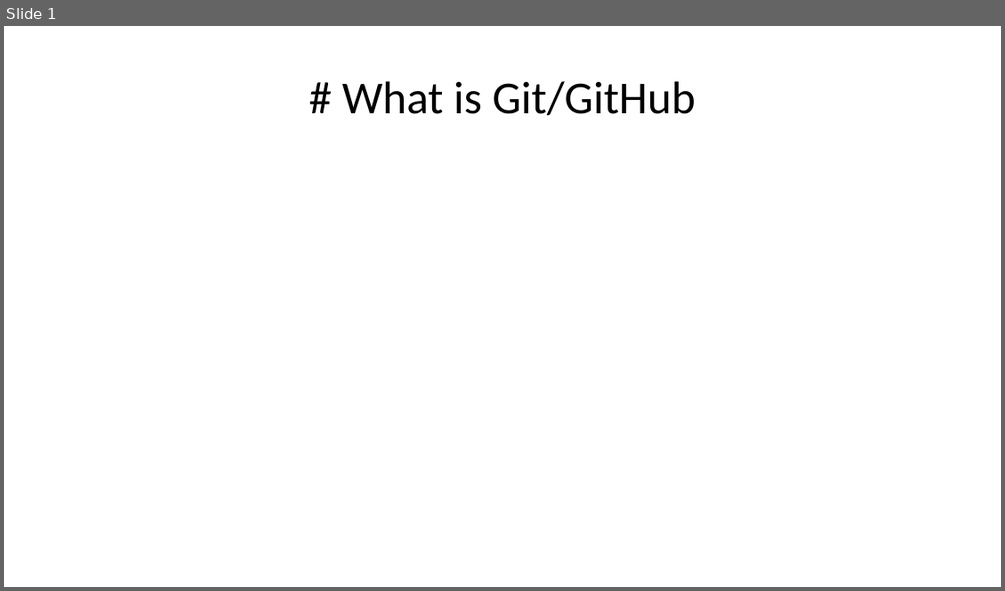
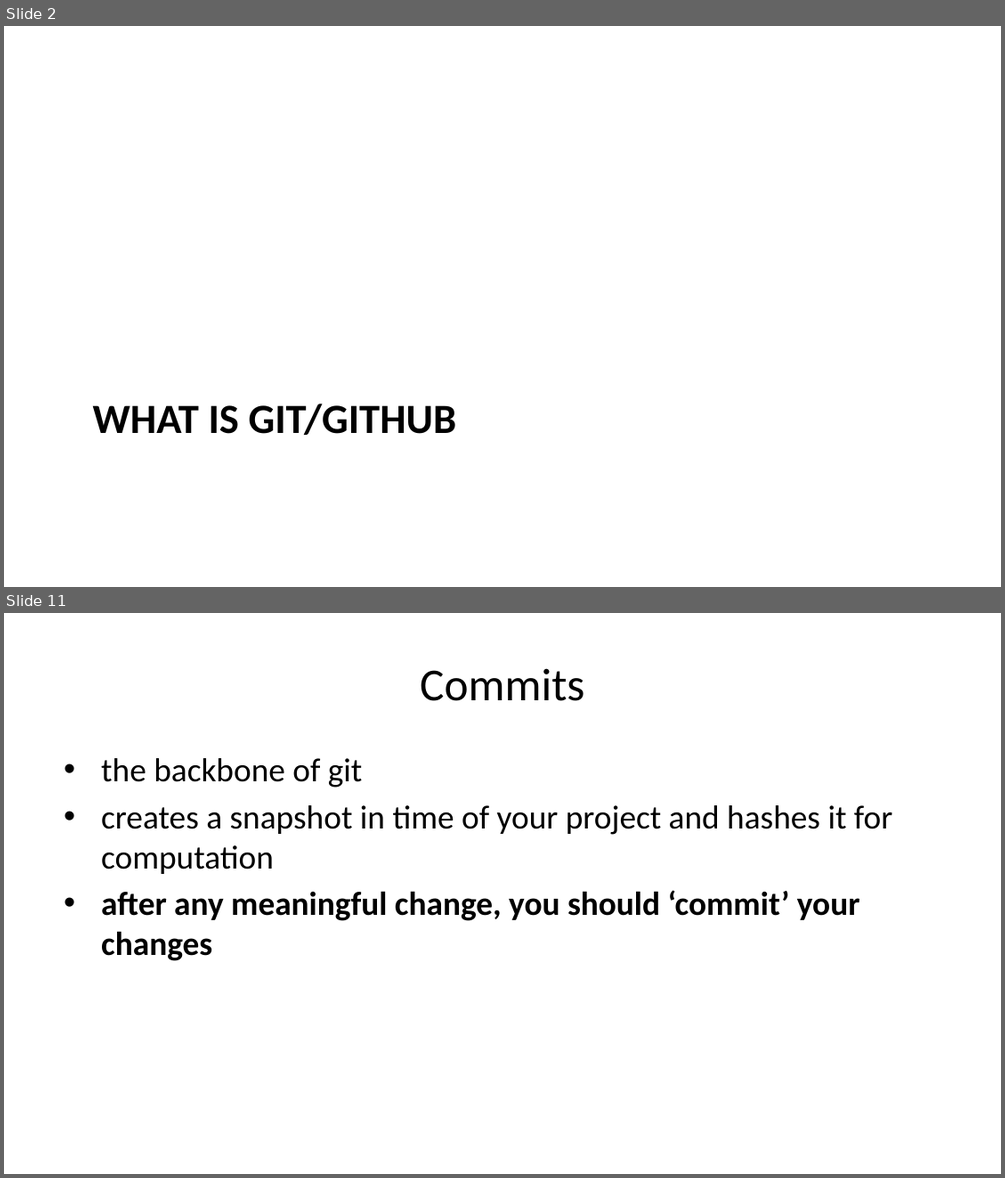
Before and after one commit to dhelgerson/ObsidianVault, a slide deck: git-pres.pptx. Shown one above the other, each under a label of ours: slide 1 before the commit, slides 2 and 11 after it; the slides between them are not shown. The pictures are 1005x591 and 1005x1178 pixels, drawn with LibreOffice and Linux fonts; fonts in the diff are those of the drawing. Boxes give left, top, right and bottom in pixels: in the first picture for what was removed or moved away, otherwise in the second. Text is boxed around its words. In the diff, an @@ line names an element or a change of style, - is before the commit and + after.

```diff
--- a/git-pres.pptx
+++ b/git-pres.pptx
@@ slide 11 added at [4, 613, 1001, 1174], background #FFFFFF @@
@@ title added at [420, 668, 584, 701], 33 pt, text #000000 @@
+Commits
@@ text added at [101, 758, 892, 961], 24 pt, text #000000 @@
+• the backbone of git
+• creates a snapshot in time of your project and hashes it for computation
+• after any meaningful change, you should ‘commit’ your changes
@@ what was slide 1 is now slide 2 @@
@@ slide 2 changed as well @@
@@ title "WHAT IS GIT/GITHUB" at [93, 403, 457, 435]: vertical alignment middle to top @@
@@ title at [93, 403, 457, 435]: text changed; size 33 to 30 pt; bold on @@
-# What is Git/GitHub
+WHAT IS GIT/GITHUB
```
Also in this commit, not shown: 1 other slide changed, 19 other slides added, 1 other file.
